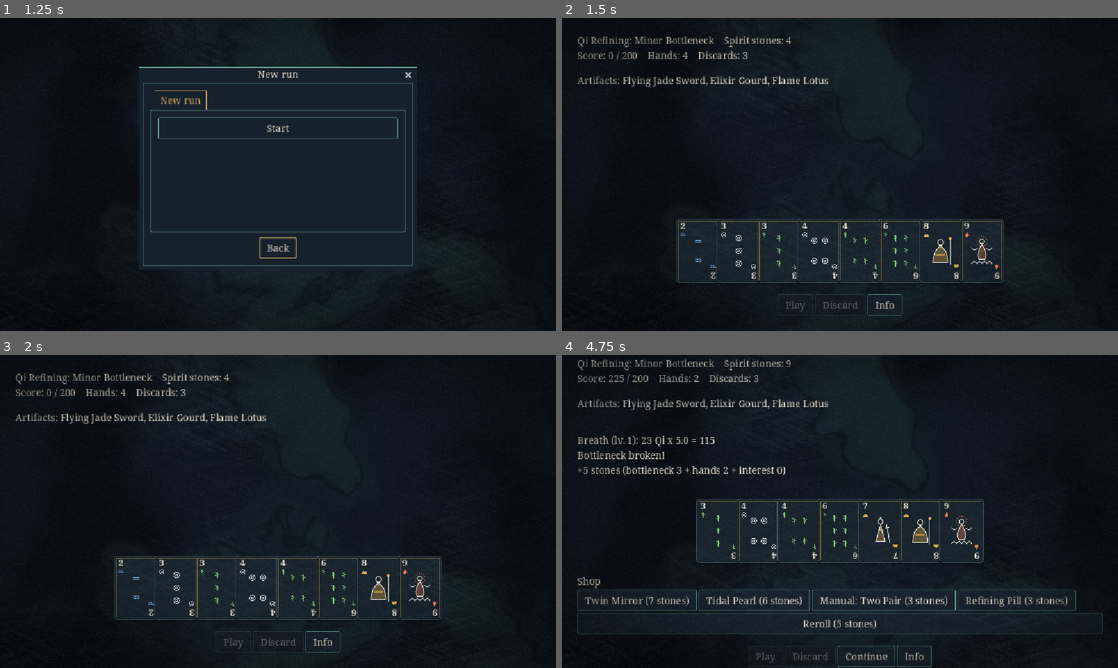
Above: before the commit, frames 1-4 (two rows, left to right).
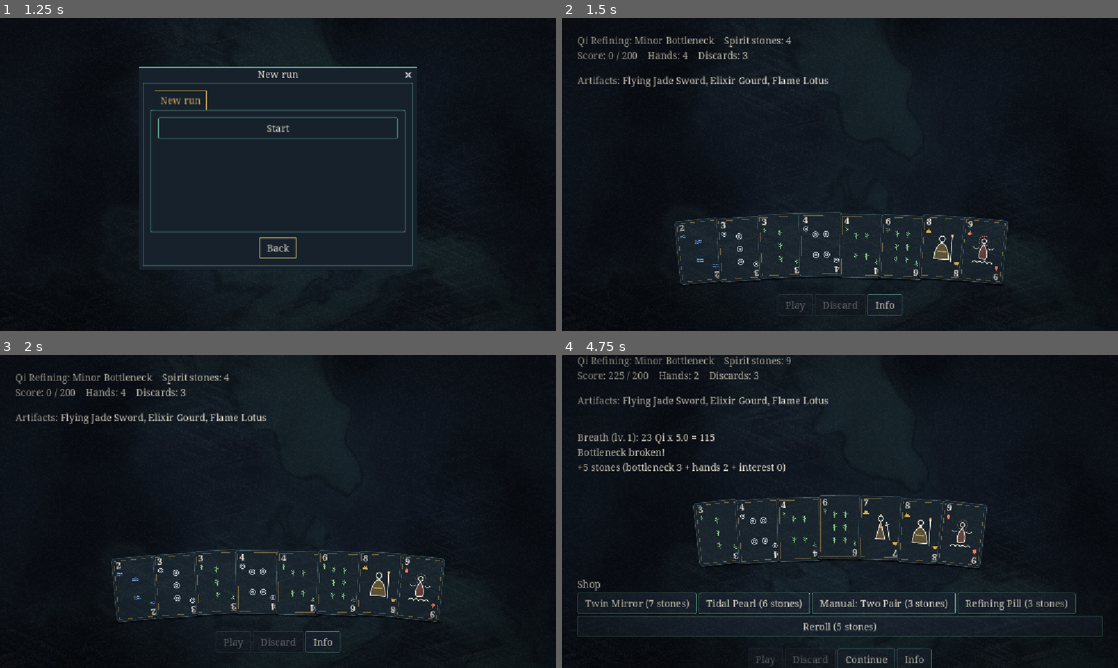
Above: after the commit, the same moments.

Repository: BazeOnigiri/deckbuilder-cultivation
Game: Godot game, scene res://ui/main/main.tscn
Two runs of this game, one before a commit and one after it. Both use one fixed random seed, a clock stepped at 60 frames per second and the inputs below.
Inputs (mouse positions are in pixels of both pictures, inside the frame that each line leads up to):
- Up to frame 1 (1.25 s): click "New run" at 0.5 s
- Up to frame 2 (1.5 s): click "New run" at 1.25 s
- Up to frame 3 (2 s): no input
- Up to frame 4 (4.75 s): click (695, 583) at 2.02 s; click "Play" at 2.75 s; click (695, 586) at 3.52 s; click "Play" at 4.25 s

Frame 1 is identical in both runs. In frame 2, 2.5% of the frame differs, in the area x 20-81%, y 62-86%; in frame 3, 2.5%; in frame 4, 8.1%, in the area x 2-98%, y 0-100%.

Commit message:
feat(main): main vivante en eventail avec ressorts et fausse 3D
- HandView remplace le HBoxContainer de la main : garde les vues d'une
  action a l'autre (par CardInstance), place les cartes en eventail
  (HandLayout) et les fait suivre leur place avec un ressort amorti
  (CardSpring, pas fixes pour rester stable).
- Cartes piochees qui arrivent depuis la droite, flottement leger,
  agrandissement au survol, levee de selection en douceur.
- Fausse 3D : shader carte_inclinee qui projette chaque sommet dessine
  par la CardView (texte net, pas de SubViewport). Inclinaison vers la
  souris, le cote survole s'enfonce.
- Reduire les animations : pas de flottement ni d'inclinaison, cartes
  posees directement a leur place.
- CardView simplifiee : plus de bande de levee ni de _has_point,
  refresh() apres une pilule. Reglages du mouvement dans hand_feel.tres.
- Tests : eventail (symetrie, resserrement), ressort (convergence,
  stabilite, snap), vues gardees et ordonnees, deselection, placement
  sans animation, levee, arrivee depuis la pioche.

Co-Authored-By: Claude Opus 5.5 <noreply@anthropic.com>

Diff:
--- /dev/null
+++ b/test/unit/ui/test_hand_layout.gd
@@ -0,0 +1,54 @@
+extends GutTest
+## Eventail de la main et ressort des cartes : calculs purs.
+
+const FEEL := preload("res://ui/cards/hand_feel.tres")
+const CARD_WIDTH := 92.0
+
+
+func test_main_vide() -> void:
+	assert_eq(HandLayout.slots(0, 800, CARD_WIDTH, FEEL).size(), 0)
+
+
+func test_une_carte_au_centre_et_droite() -> void:
+	assert_eq(HandLayout.slots(1, 800, CARD_WIDTH, FEEL), [Vector3.ZERO] as Array[Vector3])
+
+
+func test_eventail_symetrique() -> void:
+	var slots := HandLayout.slots(8, 2000, CARD_WIDTH, FEEL)
+	for i: int in slots.size():
+		var mirror: Vector3 = slots[slots.size() - 1 - i]
+		assert_almost_eq(slots[i].x, -mirror.x, 0.001, "x de la carte %d" % i)
+		assert_almost_eq(slots[i].y, mirror.y, 0.001, "y de la carte %d" % i)
+		assert_almost_eq(slots[i].z, -mirror.z, 0.001, "angle de la carte %d" % i)
+	assert_almost_eq(slots[1].x - slots[0].x, CARD_WIDTH + FEEL.gap, 0.001, "espacement normal")
+	assert_lt(slots[0].z, 0.0, "la carte de gauche penche a gauche")
+	assert_almost_eq(slots[0].y, FEEL.arc_height, 0.001, "les bouts descendent")
+
+
+func test_cartes_resserrees_si_trop_etroit() -> void:
+	var width := 400.0
+	var slots := HandLayout.slots(8, width, CARD_WIDTH, FEEL)
+	assert_lte(slots[-1].x - slots[0].x + CARD_WIDTH, width + 0.001)
+
+
+func test_ressort_atteint_sa_cible() -> void:
+	var spring := CardSpring.new(Vector3.ZERO)
+	var target := Vector3(100, -40, 0.2)
+	for i: int in 120:
+		spring.step(target, 1.0 / 60.0, FEEL.stiffness, FEEL.damping)
+	assert_lt(spring.value.distance_to(target), 0.01)
+
+
+func test_ressort_stable_avec_une_frame_tres_longue() -> void:
+	var spring := CardSpring.new(Vector3.ZERO)
+	spring.step(Vector3(100, 0, 0), 10.0, FEEL.stiffness, FEEL.damping)
+	assert_true(spring.value.is_finite())
+	assert_lt(spring.value.length(), 200.0)
+
+
+func test_ressort_snap() -> void:
+	var spring := CardSpring.new(Vector3.ZERO)
+	spring.step(Vector3.ONE, 0.05, FEEL.stiffness, FEEL.damping)
+	spring.snap(Vector3(5, 5, 5))
+	assert_eq(spring.value, Vector3(5, 5, 5))
+	assert_eq(spring.velocity, Vector3.ZERO)
--- /dev/null
+++ b/test/unit/ui/test_hand_view.gd
@@ -0,0 +1,70 @@
+extends GutTest
+## La main garde ses vues d'une action a l'autre et place les cartes ; reduce_motion les pose sans animation.
+
+const Cards := preload("res://test/helpers/cards.gd")
+const WIDTH := 1000.0
+
+
+func _hand(reduce_motion: bool) -> HandView:
+	var hand := HandView.new()
+	hand.settings = GameSettings.new()
+	hand.settings.reduce_motion = reduce_motion
+	add_child_autofree(hand)
+	hand.size = Vector2(WIDTH, hand.custom_minimum_size.y)
+	return hand
+
+
+func _centers(hand: HandView) -> Array[Vector2]:
+	var result: Array[Vector2] = []
+	for view: CardView in hand.get_children():
+		result.append(view.position + CardView.CARD_SIZE / 2)
+	return result
+
+
+func test_vues_gardees_retirees_et_ordonnees() -> void:
+	var hand := _hand(false)
+	var cards := Cards.hand([[Cards.FEU, 1], [Cards.EAU, 2], [Cards.BOIS, 3]])
+	hand.set_cards(cards)
+	var kept: CardView = hand.get_child(2)
+	hand.set_cards([cards[2], cards[0]] as Array[CardInstance])
+	assert_eq(hand.get_child_count(), 2)
+	assert_same(hand.get_child(0), kept, "meme vue, deplacee en tete")
+	assert_eq((hand.get_child(1) as CardView).card, cards[0])
+
+
+func test_cartes_gardees_deselectionnees() -> void:
+	var hand := _hand(false)
+	var cards := Cards.hand([[Cards.FEU, 1], [Cards.EAU, 2]])
+	hand.set_cards(cards)
+	(hand.get_child(0) as CardView).button_pressed = true
+	hand.set_cards(cards)
+	assert_false((hand.get_child(0) as CardView).button_pressed)
+
+
+func test_reduire_les_animations_pose_les_cartes_a_leur_place() -> void:
+	var hand := _hand(true)
+	hand.set_cards(Cards.hand([[Cards.FEU, 1], [Cards.EAU, 2], [Cards.BOIS, 3]]))
+	hand._process(1.0 / 60.0)
+	var centers := _centers(hand)
+	var slots := HandLayout.slots(3, WIDTH, CardView.CARD_SIZE.x, hand.feel)
+	for i: int in 3:
+		assert_almost_eq(centers[i].x, WIDTH / 2 + slots[i].x, 0.01, "carte %d" % i)
+	assert_almost_eq(centers[0].x + centers[2].x, WIDTH, 0.01, "eventail centre")
+
+
+func test_carte_selectionnee_monte() -> void:
+	var hand := _hand(true)
+	hand.set_cards(Cards.hand([[Cards.FEU, 1], [Cards.EAU, 2], [Cards.BOIS, 3]]))
+	(hand.get_child(1) as CardView).button_pressed = true
+	hand._process(1.0 / 60.0)
+	var lift: float = hand.get_theme_constant(&"lift", &"CardButton")
+	var slots := HandLayout.slots(3, WIDTH, CardView.CARD_SIZE.x, hand.feel)
+	var resting: float = hand.size.y - CardView.CARD_SIZE.y / 2 - hand.feel.arc_height + slots[1].y
+	assert_almost_eq(_centers(hand)[1].y, resting - lift, 0.01)
+
+
+func test_carte_piochee_arrive_de_loin() -> void:
+	var hand := _hand(false)
+	hand.set_cards(Cards.hand([[Cards.FEU, 1]]))
+	hand._process(1.0 / 60.0)
+	assert_gt(_centers(hand)[0].x, WIDTH / 2 + 100.0, "encore en chemin depuis la pioche")
--- /dev/null
+++ b/ui/cards/card_spring.gd
@@ -0,0 +1,30 @@
+class_name CardSpring
+extends RefCounted
+## Ressort amorti : la valeur suit sa cible avec un leger rebond.
+## Vector3 pour regrouper ce qui bouge ensemble, ex : (x, y, angle) ou (inclinaison x, inclinaison y, echelle).
+
+## Pas fixe : un ressort avance par grands pas diverge.
+const MAX_STEP := 1.0 / 120.0
+## Apres une longue pause (onglet en arriere-plan), on ne rattrape pas tout d'un coup.
+const MAX_DELTA := 0.25
+
+var value: Vector3
+var velocity: Vector3 = Vector3.ZERO
+
+
+func _init(start: Vector3) -> void:
+	value = start
+
+
+func step(target: Vector3, delta: float, stiffness: float, damping: float) -> void:
+	var remaining: float = minf(delta, MAX_DELTA)
+	while remaining > 0.0:
+		var dt: float = minf(remaining, MAX_STEP)
+		velocity += ((target - value) * stiffness - velocity * damping) * dt
+		value += velocity * dt
+		remaining -= dt
+
+
+func snap(target: Vector3) -> void:
+	value = target
+	velocity = Vector3.ZERO
--- a/ui/cards/card_view.gd
+++ b/ui/cards/card_view.gd
@@ -2,8 +2,11 @@
 extends Button
 ## Une carte de la main, selectionnable, dessinee dans _draw(). Apparence dans le Theme (type CardButton).
 ## Couleur ET forme du symbole : lisible sans distinguer les couleurs.
+## Placee, levee et inclinee par HandView.
 
 const CARD_SIZE := Vector2(92, 132)
+## Chaque carte a son inclinaison : une copie du materiau par carte.
+const TILT_MATERIAL := preload("res://ui/cards/carte_inclinee.tres")
 const FRAME_INSET := 5.0
 ## Coin : colonne centree en CORNER_X, ligne de base du rang, centre du symbole.
 const CORNER_X := 15.0
@@ -42,24 +45,25 @@
 	toggle_mode = true
 	# shortcut: pas de focus (souris seule), a revoir avec la navigation clavier/manette via InputMap
 	focus_mode = FOCUS_NONE
-	# Bande vide au-dessus de la carte : la place qu'elle prend quand elle monte.
-	custom_minimum_size = CARD_SIZE + Vector2(0, get_theme_constant(&"lift"))
-	tooltip_text = tr("ELEMENT_" + Element.to_id(card.element).to_upper())
+	size = CARD_SIZE
+	pivot_offset = CARD_SIZE / 2
+	material = TILT_MATERIAL.duplicate()
+	refresh()
 
 
-## Seule la carte est cliquable, pas la bande laissee pour la levee.
-func _has_point(point: Vector2) -> bool:
-	return Rect2(_card_origin(), CARD_SIZE).has_point(point)
+## A rappeler quand une pilule change l'element ou le rang de la carte.
+func refresh() -> void:
+	tooltip_text = tr("ELEMENT_" + Element.to_id(card.element).to_upper())
+	queue_redraw()
 
 
-func _card_origin() -> Vector2:
-	return Vector2(0, 0 if button_pressed else get_theme_constant(&"lift"))
+## Inclinaison en radians autour des axes x et y.
+func set_tilt(tilt: Vector2) -> void:
+	(material as ShaderMaterial).set_shader_parameter(&"tilt", tilt)
 
 
 func _draw() -> void:
 	var style := ElementStyles.of(card.element)
-	var origin := _card_origin()
-	draw_set_transform(origin)
 	var box: StringName = &"card_selected" if button_pressed else (&"card_hover" if is_hovered() else &"card")
 	draw_style_box(get_theme_stylebox(box), Rect2(Vector2.ZERO, CARD_SIZE))
 	# +0.5 : le trait de 1 px est centre sur le bord du rectangle, on le cale sur une colonne de pixels.
@@ -70,7 +74,7 @@
 	if button_pressed:
 		_draw_seal()
 	# Coin bas droit : le meme coin, tourne d'un demi-tour autour du coin oppose.
-	draw_set_transform(origin + CARD_SIZE, PI)
+	draw_set_transform(CARD_SIZE, PI)
 	_draw_corner(style)
 	draw_set_transform(Vector2.ZERO)
 
--- /dev/null
+++ b/ui/cards/carte_inclinee.gdshader
@@ -0,0 +1,22 @@
+shader_type canvas_item;
+// Fausse 3D : chaque sommet dessine par la carte (fond, traits, lettres, symboles) tourne autour du centre
+// de la carte, puis est projete en perspective. Pas de texture intermediaire : le texte reste net.
+
+uniform vec2 card_size = vec2(92.0, 132.0);
+// Rotation en radians autour de l'axe x (haut / bas) et de l'axe y (gauche / droite). Pose par HandView.
+uniform vec2 tilt = vec2(0.0);
+// Distance de l'oeil a la carte, en pixels : plus petite = perspective plus marquee.
+uniform float eye_distance = 400.0;
+
+void vertex() {
+	vec2 center = card_size * 0.5;
+	vec3 p = vec3(VERTEX - center, 0.0);
+	float cy = cos(tilt.y);
+	float sy = sin(tilt.y);
+	p = vec3(p.x * cy + p.z * sy, p.y, -p.x * sy + p.z * cy);
+	float cx = cos(tilt.x);
+	float sx = sin(tilt.x);
+	p = vec3(p.x, p.y * cx - p.z * sx, p.y * sx + p.z * cx);
+	// z positif = vers l'oeil : ce qui se rapproche grandit.
+	VERTEX = center + p.xy * eye_distance / (eye_distance - p.z);
+}
--- /dev/null
+++ b/ui/cards/carte_inclinee.tres
@@ -0,0 +1,9 @@
+[gd_resource type="ShaderMaterial" format=3]
+
+[ext_resource type="Shader" path="res://ui/cards/carte_inclinee.gdshader" id="1_incl"]
+
+[resource]
+shader = ExtResource("1_incl")
+shader_parameter/card_size = Vector2(92, 132)
+shader_parameter/tilt = Vector2(0, 0)
+shader_parameter/eye_distance = 400.0
--- /dev/null
+++ b/ui/cards/hand_feel.gd
@@ -0,0 +1,22 @@
+class_name HandFeel
+extends Resource
+## Reglages du mouvement de la main : eventail, ressort, flottement, inclinaison. Valeurs dans hand_feel.tres.
+
+## Espace entre deux cartes voisines, negatif = elles se chevauchent.
+@export var gap: float = -8.0
+## Angle des cartes aux deux bouts de l'eventail, en degres.
+@export var fan_angle: float = 6.0
+## Les cartes des bouts descendent de cette hauteur, en pixels : dessine un arc.
+@export var arc_height: float = 12.0
+@export var hover_scale: float = 1.06
+## Inclinaison maximale vers la souris, en degres.
+@export var tilt_max: float = 12.0
+## Raideur et amortissement du ressort : sous 2 * sqrt(raideur), la carte rebondit un peu.
+@export var stiffness: float = 300.0
+@export var damping: float = 24.0
+@export var idle_amplitude: float = 2.0
+@export var idle_rotation: float = 0.6
+## Vitesse du flottement, en radians par seconde.
+@export var idle_speed: float = 1.5
+## Point de depart d'une carte piochee, par rapport a sa place.
+@export var deal_offset: Vector2 = Vector2(480, 80)
--- /dev/null
+++ b/ui/cards/hand_feel.tres
@@ -0,0 +1,17 @@
+[gd_resource type="Resource" script_class="HandFeel" format=3]
+
+[ext_resource type="Script" path="res://ui/cards/hand_feel.gd" id="1_feel"]
+
+[resource]
+script = ExtResource("1_feel")
+gap = -8.0
+fan_angle = 6.0
+arc_height = 12.0
+hover_scale = 1.06
+tilt_max = 12.0
+stiffness = 300.0
+damping = 24.0
+idle_amplitude = 2.0
+idle_rotation = 0.6
+idle_speed = 1.5
+deal_offset = Vector2(480, 80)
--- /dev/null
+++ b/ui/cards/hand_layout.gd
@@ -0,0 +1,20 @@
+class_name HandLayout
+extends RefCounted
+## Place une main en eventail. Calcul pur, sans noeud : teste sans scene.
+
+
+## Pour chaque carte : Vector3(x, y, angle en radians) de son centre, par rapport au centre de la main.
+## Les cartes se resserrent quand la largeur disponible ne suffit pas.
+static func slots(count: int, available_width: float, card_width: float, feel: HandFeel) -> Array[Vector3]:
+	var result: Array[Vector3] = []
+	if count <= 0:
+		return result
+	var spacing: float = card_width + feel.gap
+	if count > 1:
+		spacing = clampf((available_width - card_width) / (count - 1), 0.0, spacing)
+	for i: int in count:
+		# t va de -1 (carte de gauche) a 1 (carte de droite).
+		var t: float = 0.0 if count == 1 else float(i) / (count - 1) * 2.0 - 1.0
+		var x: float = (i - (count - 1) / 2.0) * spacing
+		result.append(Vector3(x, t * t * feel.arc_height, t * deg_to_rad(feel.fan_angle)))
+	return result
--- /dev/null
+++ b/ui/cards/hand_view.gd
@@ -0,0 +1,96 @@
+class_name HandView
+extends Control
+## La main : cartes en eventail qui rejoignent leur place avec un ressort, flottent, et s'inclinent vers la souris.
+## Garde les vues d'une action a l'autre : une carte qui reste bouge au lieu de reapparaitre.
+
+## Une carte a ete selectionnee ou deselectionnee.
+signal selection_changed
+
+var feel: HandFeel = preload("res://ui/cards/hand_feel.tres")
+## Injecte par l'ecran de run. reduce_motion : pas de flottement ni d'inclinaison, les cartes vont droit a leur place.
+var settings: GameSettings = GameSettings.new()
+
+var _views: Dictionary[CardInstance, CardView] = {}
+## Position et angle de chaque vue. Cree a sa premiere frame, quand la taille de la main est connue.
+var _poses: Dictionary[CardView, CardSpring] = {}
+## Inclinaison x, inclinaison y, echelle.
+var _tilts: Dictionary[CardView, CardSpring] = {}
+var _time: float = 0.0
+
+
+func _ready() -> void:
+	mouse_filter = MOUSE_FILTER_IGNORE
+	custom_minimum_size.y = CardView.CARD_SIZE.y + _lift() + feel.arc_height
+
+
+## Affiche ces cartes, dans cet ordre. Les vues des cartes deja la sont gardees et deselectionnees.
+func set_cards(cards: Array[CardInstance]) -> void:
+	for card: CardInstance in _views.keys():
+		if not cards.has(card):
+			var old: CardView = _views[card]
+			_views.erase(card)
+			_poses.erase(old)
+			_tilts.erase(old)
+			# remove_child tout de suite : queue_free seul laisse l'enfant compte jusqu'a la frame suivante.
+			remove_child(old)
+			old.queue_free()
+	for i: int in cards.size():
+		var view: CardView = _views.get(cards[i])
+		if view == null:
+			view = CardView.new()
+			view.card = cards[i]
+			view.toggled.connect(selection_changed.emit.unbind(1))
+			_views[cards[i]] = view
+			add_child(view)
+		else:
+			view.set_pressed_no_signal(false)
+			view.refresh()
+		move_child(view, i)
+
+
+func _process(delta: float) -> void:
+	_time += delta
+	var count: int = get_child_count()
+	var slots := HandLayout.slots(count, size.x, CardView.CARD_SIZE.x, feel)
+	# Centre d'une carte posee au milieu de l'eventail ; les bouts descendent de arc_height.
+	var base := Vector2(size.x / 2, size.y - CardView.CARD_SIZE.y / 2 - feel.arc_height)
+	for i: int in count:
+		var view := get_child(i) as CardView
+		var pose := Vector3(base.x + slots[i].x, base.y + slots[i].y, slots[i].z)
+		if view.button_pressed:
+			pose.y -= _lift()
+		var tilt := Vector3(0, 0, feel.hover_scale if view.is_hovered() else 1.0)
+		if not settings.reduce_motion:
+			# Chaque carte a sa phase, sinon toute la main flotterait d'un bloc.
+			var phase: float = i * 1.7
+			pose.y += sin(_time * feel.idle_speed + phase) * feel.idle_amplitude
+			pose.z += deg_to_rad(feel.idle_rotation) * sin(_time * feel.idle_speed * 0.7 + phase)
+			if view.is_hovered():
+				# Souris de -1 a 1 sur la carte. Le cote sous la souris s'enfonce.
+				var mouse := (view.get_local_mouse_position() / CardView.CARD_SIZE * 2.0 - Vector2.ONE).clamp(-Vector2.ONE, Vector2.ONE)
+				tilt.x = -mouse.y * deg_to_rad(feel.tilt_max)
+				tilt.y = mouse.x * deg_to_rad(feel.tilt_max)
+		_move(view, pose, tilt, delta)
+
+
+func _move(view: CardView, pose: Vector3, tilt: Vector3, delta: float) -> void:
+	if not _poses.has(view):
+		var start := pose + Vector3(feel.deal_offset.x, feel.deal_offset.y, 0)
+		_poses[view] = CardSpring.new(start)
+		_tilts[view] = CardSpring.new(tilt)
+	var pose_spring: CardSpring = _poses[view]
+	var tilt_spring: CardSpring = _tilts[view]
+	if settings.reduce_motion:
+		pose_spring.snap(pose)
+		tilt_spring.snap(tilt)
+	else:
+		pose_spring.step(pose, delta, feel.stiffness, feel.damping)
+		tilt_spring.step(tilt, delta, feel.stiffness, feel.damping)
+	view.position = Vector2(pose_spring.value.x, pose_spring.value.y) - CardView.CARD_SIZE / 2
+	view.rotation = pose_spring.value.z
+	view.scale = Vector2.ONE * tilt_spring.value.z
+	view.set_tilt(Vector2(tilt_spring.value.x, tilt_spring.value.y))
+
+
+func _lift() -> float:
+	return get_theme_constant(&"lift", &"CardButton")
--- a/ui/main/main.gd
+++ b/ui/main/main.gd
@@ -87,6 +87,7 @@
 	run_screen.content = _content
 	run_screen.run_storage = _run_storage
 	run_screen.resume_data = resume_data
+	run_screen.settings = _settings
 	# Branche avant add_child : run_created est emis pendant le _ready de l'ecran.
 	run_screen.run_created.connect(func(run: RunState, resumed: bool) -> void: _tracker.track(run, not resumed))
 	run_screen.menu_requested.connect(_show_menu)
--- a/ui/round/round_screen.gd
+++ b/ui/round/round_screen.gd
@@ -12,6 +12,8 @@
 var run_storage: SaveStorage
 ## Sauvegarde a reprendre. Vide : nouvelle run.
 var resume_data: Dictionary = {}
+## Injecte par main. Par defaut des reglages neufs (scene lancee seule, tests).
+var settings: GameSettings = GameSettings.new()
 
 ## Debug : artefacts donnes au debut d'une nouvelle run (inspecteur). Ignores dans une build release.
 @export var debug_artifacts: Array[ArtifactDefinition] = []
@@ -27,7 +29,7 @@
 
 @onready var _info: Label = %Info
 @onready var _last_hand: Label = %LastHand
-@onready var _hand_row: HBoxContainer = %HandRow
+@onready var _hand_view: HandView = %HandRow
 @onready var _play_button: Button = %PlayButton
 @onready var _discard_button: Button = %DiscardButton
 @onready var _continue_button: Button = %ContinueButton
@@ -58,6 +60,8 @@
 	_continue_button.pressed.connect(_on_continue_pressed)
 	_menu_button.pressed.connect(menu_requested.emit)
 	_shop_panel.changed.connect(_refresh)
+	_hand_view.settings = settings
+	_hand_view.selection_changed.connect(_on_selection_changed)
 	%InfoButton.pressed.connect(_show_run_info)
 	_continue_button.hide()
 	_menu_button.hide()
@@ -79,19 +83,11 @@
 	if _round != null:
 		round_info = "\n" + tr("UI_ROUND_INFO") % [_round.score, _round.target_score, _round.hands_left, _round.discards_left]
 	_info.text = _stage + "    " + tr("UI_STONES") % _run.stones + round_info
-	for child: Node in _hand_row.get_children():
-		# remove_child tout de suite : queue_free seul laisse l'enfant compte jusqu'a la frame suivante.
-		_hand_row.remove_child(child)
-		child.queue_free()
 	var cards: Array[CardInstance] = []
 	if _round != null:
 		cards.assign(_round.hand())
 	cards.sort_custom(func(a: CardInstance, b: CardInstance) -> bool: return a.rank < b.rank)
-	for card: CardInstance in cards:
-		var view := CardView.new()
-		view.card = card
-		view.toggled.connect(_on_selection_changed.unbind(1))
-		_hand_row.add_child(view)
+	_hand_view.set_cards(cards)
 	_on_selection_changed()
 	var names: Array[String] = []
 	var descriptions: Array[String] = []
@@ -105,7 +101,7 @@
 
 func _selected() -> Array[CardInstance]:
 	var cards: Array[CardInstance] = []
-	for view: CardView in _hand_row.get_children():
+	for view: CardView in _hand_view.get_children():
 		if view.button_pressed:
 			cards.append(view.card)
 	return cards
--- a/ui/round/round_screen.tscn
+++ b/ui/round/round_screen.tscn
@@ -6,6 +6,7 @@
 [ext_resource type="Resource" path="res://content/artifacts/artefact_gourde_elixir.tres" id="4_ubaed"]
 [ext_resource type="Resource" path="res://content/artifacts/artefact_lotus_flamme.tres" id="5_1t274"]
 [ext_resource type="Script" path="res://ui/shop/shop_panel.gd" id="shop_panel"]
+[ext_resource type="Script" path="res://ui/cards/hand_view.gd" id="hand_view"]
 
 [node name="RoundScreen" type="Control" unique_id=1153754067]
 layout_mode = 3
@@ -51,11 +52,10 @@
 layout_mode = 2
 size_flags_vertical = 3
 
-[node name="HandRow" type="HBoxContainer" parent="Margin/Layout" unique_id=1977189333]
+[node name="HandRow" type="Control" parent="Margin/Layout" unique_id=1977189333]
 unique_name_in_owner = true
 layout_mode = 2
-theme_override_constants/separation = -8
-alignment = 1
+script = ExtResource("hand_view")
 
 [node name="ShopPanel" type="VBoxContainer" parent="Margin/Layout"]
 unique_name_in_owner = true
Not shown, added: test/unit/ui/test_hand_layout.gd.uid
Not shown, added: test/unit/ui/test_hand_view.gd.uid
Not shown, added: ui/cards/card_spring.gd.uid
Not shown, added: ui/cards/carte_inclinee.gdshader.uid
Not shown, added: ui/cards/hand_feel.gd.uid
Not shown, added: ui/cards/hand_layout.gd.uid
Not shown, added: ui/cards/hand_view.gd.uid
Not shown, changed: CHANGELOG.md
